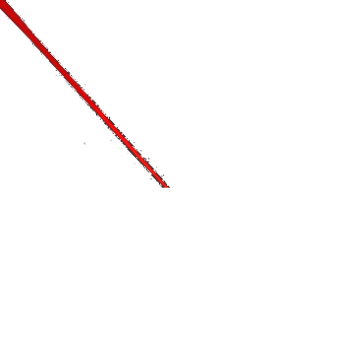
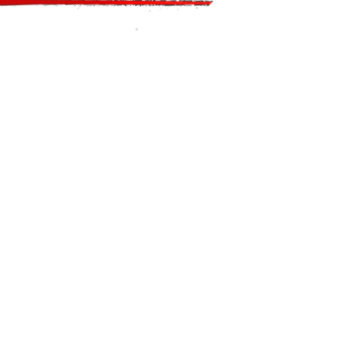
Layered file, before and after one edit (360 x 360). Changes by layer:
painted on "laser" over (0, 0, 214, 189)
